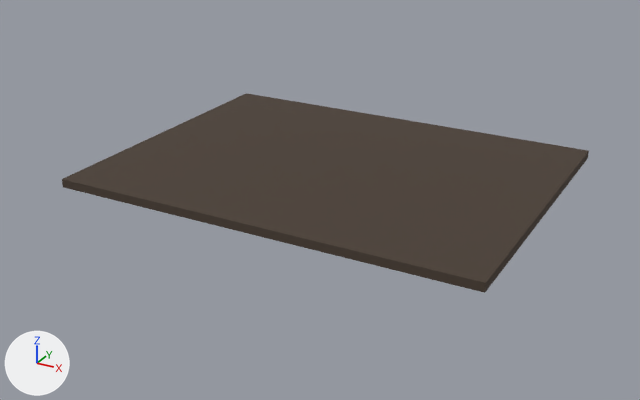
The glTF model client/assets/warren_ceiling.glb: old version first, new version second.
Both versions are drawn from a 50 mm camera at (45.4, -86.4, 43.7) aimed at (-1.0, -2.0, 1.5). Every picture has the same lights, and +X, +Y and +Z are marked at lower left. The first picture is the older version. Vertices at exactly the same position are counted once.

Names of what the first picture shows: 'roof'.
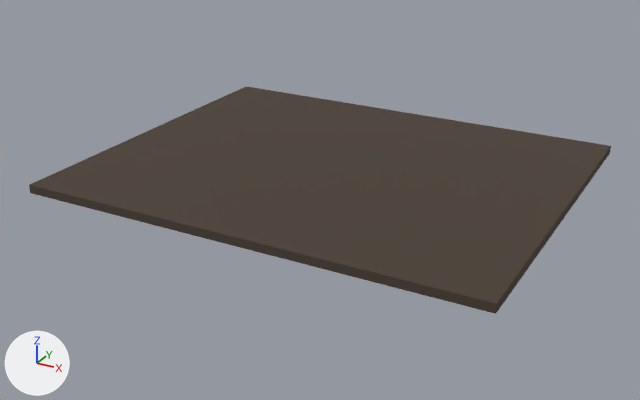
Location of each change, [x1, y1, x2, y2] in pixels of the pictures (640 x 400 px):
```json
{"object": "roof", "change": "reshaped", "before": [62, 93, 589, 293], "after": [29, 86, 611, 314], "on screen": "10% wider, 14% taller"}
```

Scene script edits in JSON lines:
```json
{"block": "me_roof", "where": "# used by ob_roof; location = (0.0, 0.0, 5.0)"}
{"op": "remove", "block": "me_roof", "code": "me_roof.from_pydata(...)  # 280 vertices, 420 faces; spans x -25.0..25.0, y -19.0..19.0, z -2.0..0.5"}
{"op": "add", "block": "me_roof", "code": "me_roof.from_pydata(...)  # 280 vertices, 420 faces; spans x -27.0..27.0, y -22.0..22.0, z -2.0..0.5"}
{"block": "me_roof", "change": "me_roof part 1: the loose piece of 8 vertices spanning x -25.0..25.0, y -19.0..19.0, z -0.5..0.5 is scaled about its middle by (1.08, 1.16, 1)"}
```
